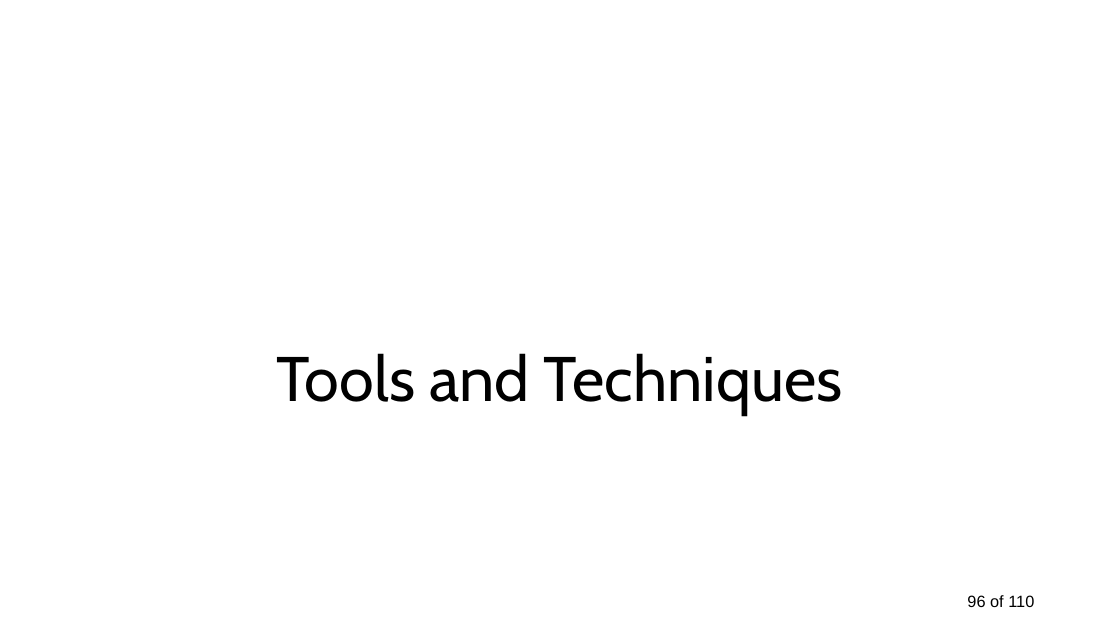
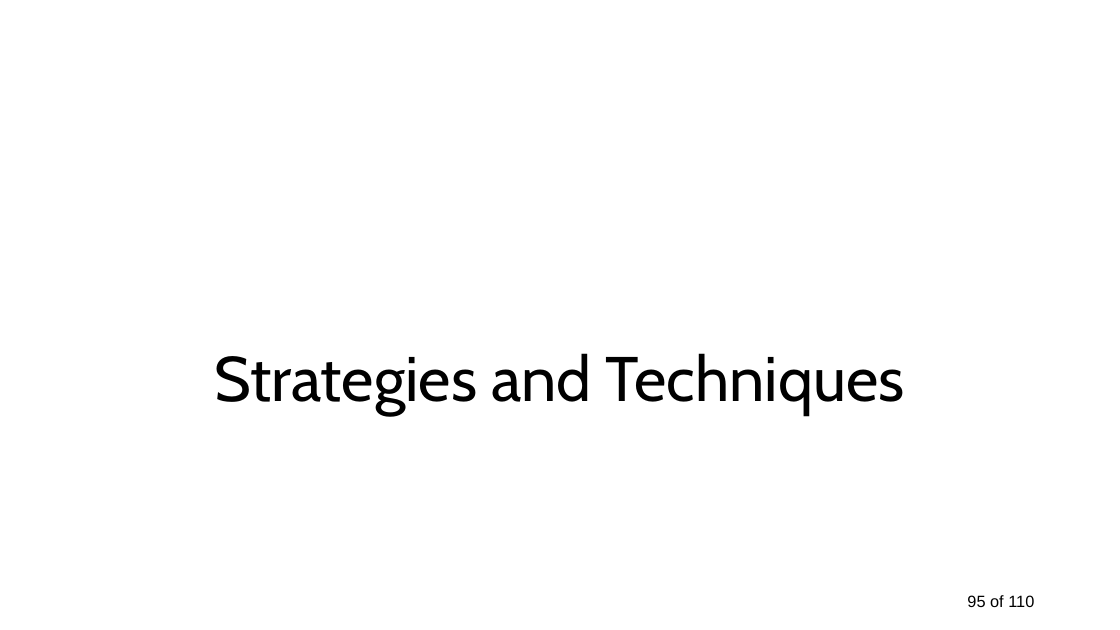
Before and after one commit to malenezi/malenezi, a slide deck: slide 95 of SE423/Lectures/5-Risk Management/Risk Management.pptx (slide 96 before the commit). Drawn at 1120x630 pixels with LibreOffice and Linux fonts; fonts in the diff are those of the drawing. Boxes give left, top, right and bottom in pixels: in the first picture for what was removed or moved away, otherwise in the second. Text is boxed around its words. In the diff, an @@ line names an element or a change of style, - is before the commit and + after.

```diff
--- a/SE423/Lectures/5-Risk Management/Risk Management.pptx
+++ b/SE423/Lectures/5-Risk Management/Risk Management.pptx
@@ title at [214, 353, 905, 415]: text changed @@
-Tools and Techniques
+Strategies and Techniques
@@ page number at [967, 595, 1034, 607]: text changed @@
-96 of 110
+95 of 110
```
Also in this commit, not shown: 12 other slides changed, 1 slide removed, 1 other file.
